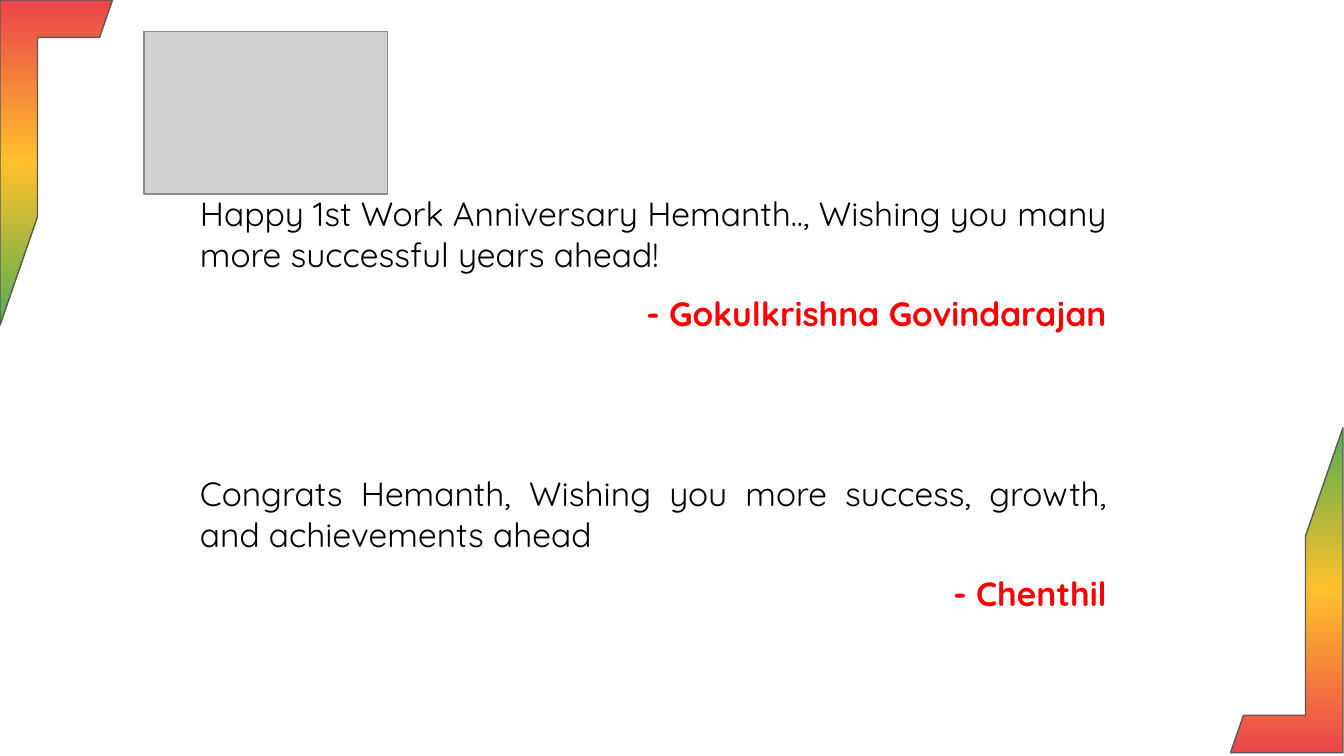
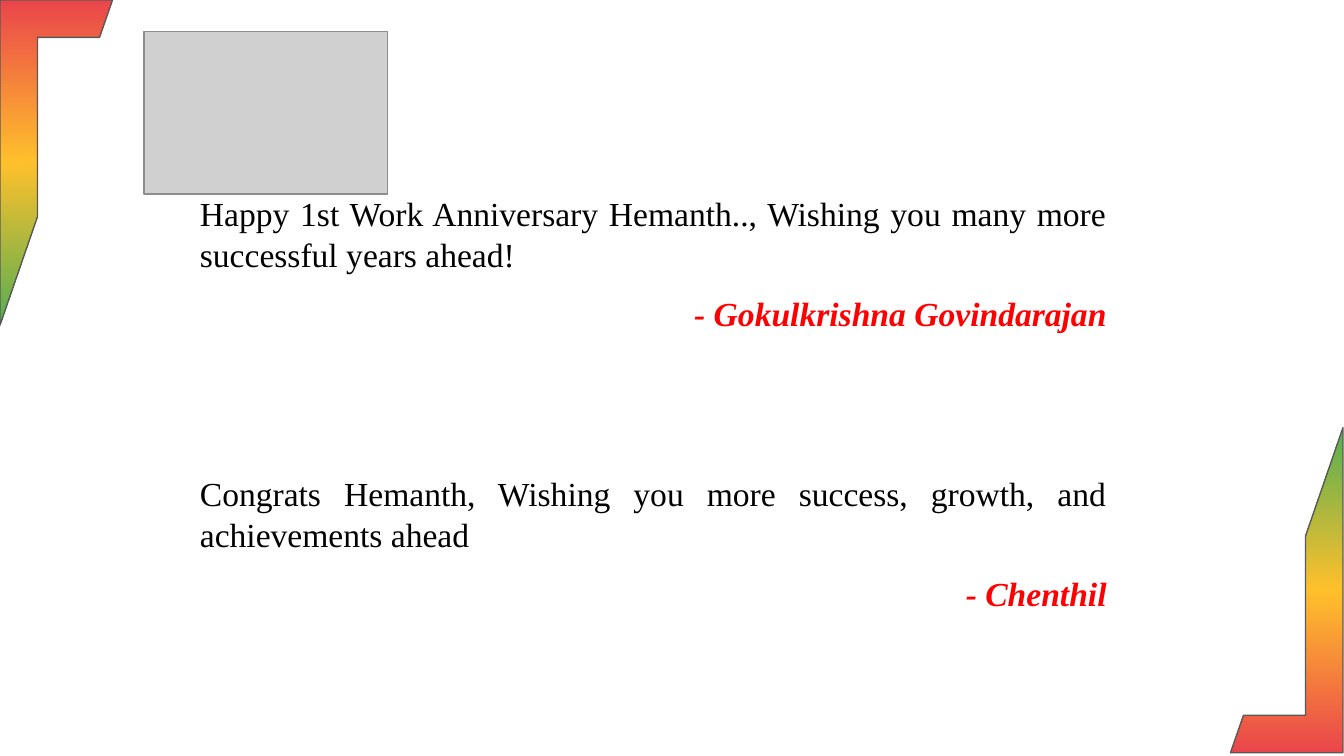
Before and after one commit to Harisudhan23/HR-automation-UI, a slide deck: slide 9 of media/Final_Anniversary_Presentation.pptx. Drawn at 1344x756 pixels with LibreOffice and Linux fonts; fonts in the diff are those of the drawing; grey boxes stand for pictures; background and template pictures are left out. Boxes give left, top, right and bottom in pixels: in the first picture for what was removed or moved away, otherwise in the second. Text is boxed around its words. In the diff, an @@ line names an element or a change of style, - is before the commit and + after.

```diff
--- a/media/Final_Anniversary_Presentation.pptx
+++ b/media/Final_Anniversary_Presentation.pptx
@@ text "Happy 1st Work Anniversary Hemanth.., ..." at (200,202,1106,273): font Quicksand to Times New Roman @@
@@ text "- Gokulkrishna Govindarajan" at (714,302,1106,332): font Quicksand to Times New Roman, italic on @@
@@ text "- Gokulkrishna Govindarajan": place and size @@
-text "- Gokulkrishna Govindarajan" at (669,301,1107,333)
+text "- Gokulkrishna Govindarajan" at (714,302,1106,332)
@@ text "Congrats Hemanth, Wishing you more ..." at (200,482,1105,548): font Quicksand to Times New Roman @@
@@ text "- Chenthil": place and size @@
-text "- Chenthil" at (976,581,1107,607)
+text "- Chenthil" at (985,582,1106,607)
@@ text "- Chenthil" at (985,582,1106,607): font Quicksand to Times New Roman, italic on @@
```
Also in this commit, not shown: 11 other slides changed, 11 other files.
